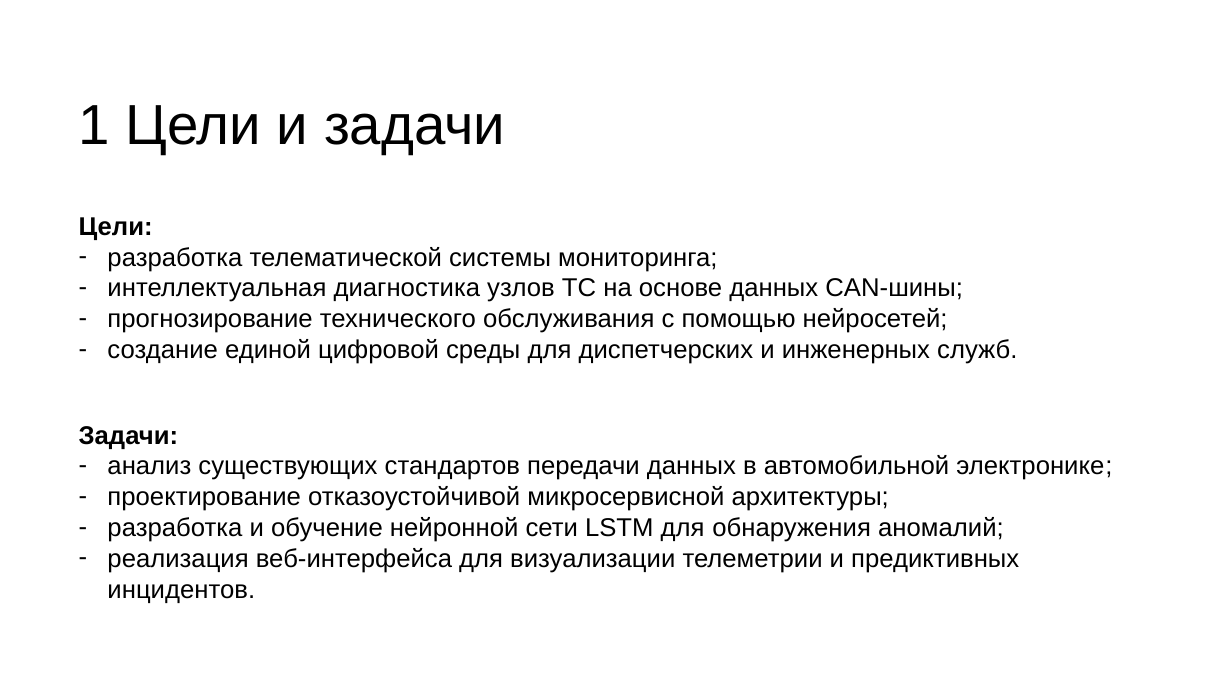
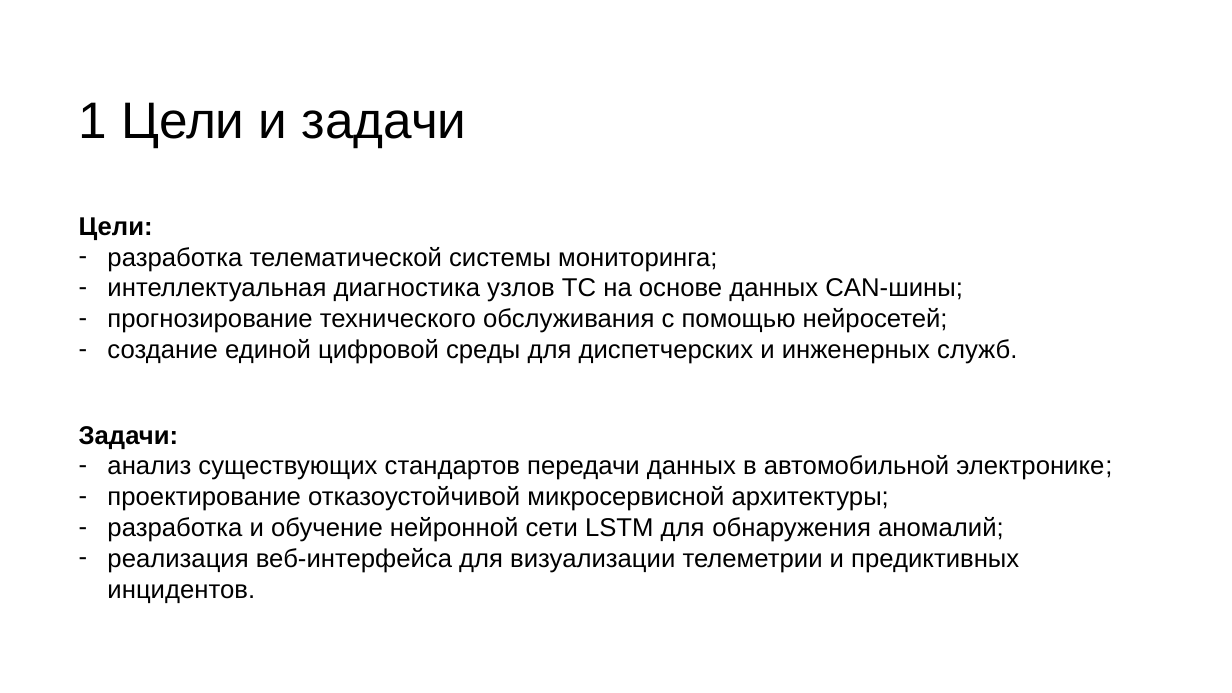
Before and after one commit to AlnaSher/-, a slide deck: slide 2 of Презентация.pptx. Drawn at 1232x693 pixels with LibreOffice and Linux fonts; fonts in the diff are those of the drawing. Boxes give left, top, right and bottom in pixels: in the first picture for what was removed or moved away, otherwise in the second. Text is boxed around its words. In the diff, an @@ line names an element or a change of style, - is before the commit and + after.

```diff
--- a/Презентация.pptx
+++ b/Презентация.pptx
@@ text "1 Цели и задачи" at (79,102,467,148): size 44 to 40 pt @@
```
Also in this commit, not shown: 2 other slides changed, 4 slides added.
